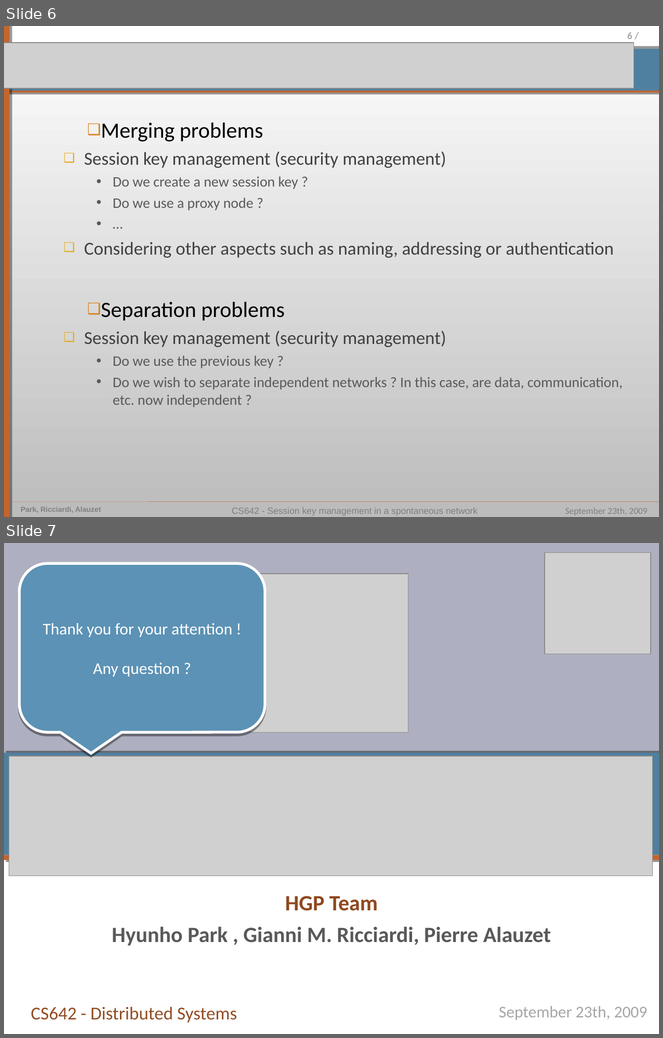
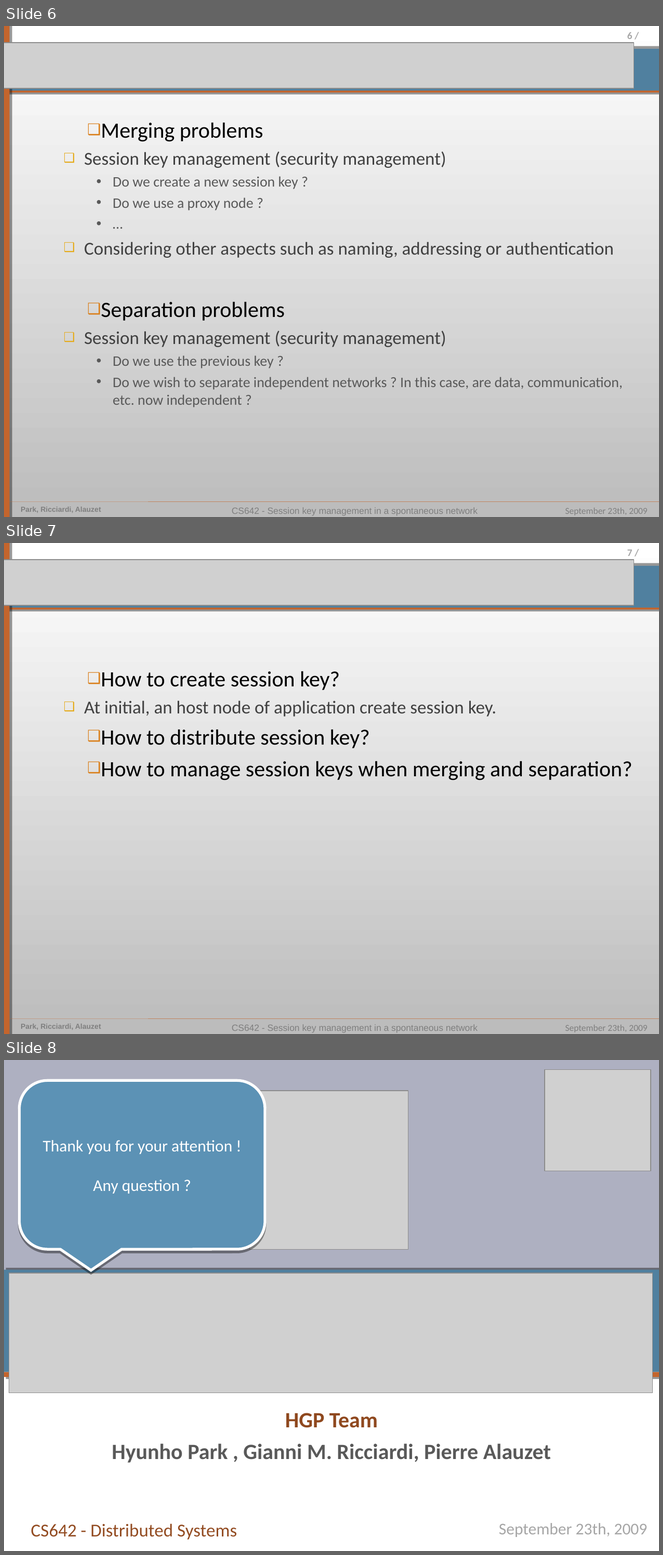
Before and after one commit to pierrealauzet/skemasnet, a slide deck: CS642_HGP_Proposal.ppt. Shown one above the other, each under a label of ours: slides 6 and 7 before the commit, slides 6, 7 and 8 after it. The pictures are 663x1038 and 663x1555 pixels, drawn with LibreOffice and Linux fonts; fonts in the diff are those of the drawing; grey boxes stand for pictures. Boxes give left, top, right and bottom in pixels: in the first picture for what was removed or moved away, otherwise in the second. Text is boxed around its words. In the diff, an @@ line names an element or a change of style, - is before the commit and + after.

```diff
--- a/CS642_HGP_Proposal.ppt
+++ b/CS642_HGP_Proposal.ppt
@@ slide 7 added at [4,543,659,1034], background gradient #BCBCBC to #FFFFFF; not listed: 9 template elements that a slide beside it also shows @@
@@ picture added at [4,560,634,605] @@
@@ text added at [84,671,633,781], 24 pt, text #000000 @@
+❑ How to create session key?
+  ❑ At initial, an host node of application create session key.
+❑ How to distribute session key?
+❑ How to manage session keys when merging and separation?
@@ what was slide 7 is now slide 8 @@
```
Also in this commit, not shown: 3 slides changed, 4 other files.
